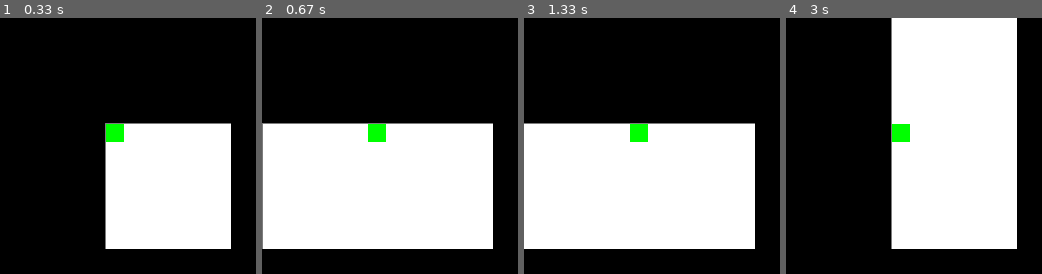
Above: before the commit, frames 1-4 (left to right).
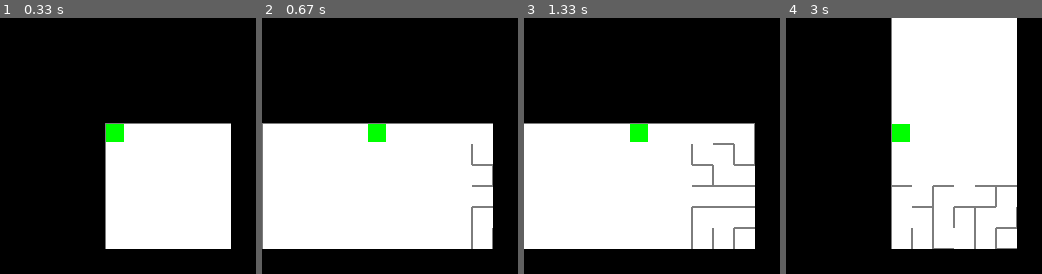
Above: after the commit, the same moments.

Repository: MartinRB45534/Escape
Game: pygame game, started from test_pygame.py
Same seed, same stepped clock (60 frames per second), same inputs: the game is played once before the commit and once after it.
Inputs:
- Up to frame 1 (0.33 s): no input
- Up to frame 2 (0.67 s): hold Right from 0.33 s (still down)
- Up to frame 3 (1.33 s): release Right at 0.8 s; hold Up 0.83-1.3 s
- Up to frame 4 (3 s): hold Left 1.83-2.37 s; hold Down 2.4-2.87 s

Frame 1 is identical in both runs. In frame 2, 0.4% of the frame differs, in the area x 81-91%, y 49-91%; in frame 3, 1.1%; in frame 4, 1.2%, in the area x 41-91%, y 65-91%.

Commit message:
Ajout parcours en largeur+actualisaion IA monstre
L'IA du monstre marche et il y a un nouveau type de résolveur

Diff:
--- a/Labyrinthe.py
+++ b/Labyrinthe.py
@@ -191,7 +191,7 @@
             vue.append(colonne)
         return vue,[min_x,min_y]
 
-    def resolution(self,arrivee_x,arrivee_y):
+    def resolution(self,arrivee_x,arrivee_y,depart_x=0,depart_y=0,mode="Profondeur"):
         """
         Fonction qui résoud le labyrinthe
         Entrées:
@@ -199,8 +199,7 @@
         Sorties:
             Rien
         """
-        resol = Resolveur(self.matrice_cases,self.largeur,self.hauteur,arrivee_x,arrivee_y)
+        resol = Resolveur(self.matrice_cases,self.largeur,self.hauteur,arrivee_x,arrivee_y,depart_x,depart_y,mode)
         solution=resol.resolution()
-
 #lab = Labyrinthe(5,5)
 #lab.dessine_toi(0,0,0)
--- a/Monstres.py
+++ b/Monstres.py
@@ -1,5 +1,6 @@
 from Cases import *
 from Resolveur import *
+from math import sqrt
 
 class Monstre:
     def __init__(self,position,largeur_vue,hauteur_vue,couleur=(255,0,0)):
@@ -94,12 +95,12 @@
         """
         direction_voulue=None
         #on initialise le résolveut pour qu'il nous trouve la prochaine position
-        resolveur= Resolveur(vue,len(vue),len(vue[0]),position_joueur[0]-position_lab[0],position_joueur[1]-position_lab[1],self.position[0]-position_lab[0],self.position[1]-position_lab[1])
+        resolveur= Resolveur(vue,len(vue),len(vue[0]),position_joueur[0]-position_lab[0],position_joueur[1]-position_lab[1],self.position[0]-position_lab[0],self.position[1]-position_lab[1],"Largeur")
         chemin=resolveur.resolution(True,False)
         #on renvoie la prochaine action a effectuer
         position_suivante=None
         if chemin!=None:
-            if len(chemin)>1:
+            if len(chemin)>2:
                 position_suivante=chemin[1]
                 direction_voulue=self.direction_suivante(chemin[0],chemin[1])
 
@@ -115,11 +116,11 @@
         """
         direction=None
 
-        if position_actuelle[1]<position_voulue[1]:
+        if position_actuelle[1]>position_voulue[1]:
             direction=HAUT
         elif position_actuelle[0]<position_voulue[0]:
             direction=DROITE
-        elif position_actuelle[1]>position_voulue[1]:
+        elif position_actuelle[1]<position_voulue[1]:
             direction=BAS
         else:
             direction=GAUCHE
--- a/Niveau.py
+++ b/Niveau.py
@@ -17,8 +17,8 @@
             self.LARGEUR_MUR = 5
 
         if difficulté == BEGINNER :
-            self.CASES_X = 20
-            self.CASES_Y = 20
+            self.CASES_X = 5
+            self.CASES_Y = 5
             res = True
             self.salles=[Patern(10,10,self.LARGEUR_CASE,self.LARGEUR_MUR)]
         elif difficulté == EASY :
@@ -52,13 +52,13 @@
         self.poids=[2,6,2,1]
 
         #salle pour exp monstres
-        self.salles.append(Patern(20,20,self.LARGEUR_CASE,self.LARGEUR_MUR))
+        self.salles.append(Patern(10,10,self.LARGEUR_CASE,self.LARGEUR_MUR))
 
         self.lab=Labyrinthe(self.CASES_X,self.CASES_Y,self.CASES_X-1,self.CASES_Y-1,self.LARGEUR_CASE,self.LARGEUR_MUR,self.poids,self.salles)
         self.lab.generation()
 
         if res :
-            self.lab.resolution(self.CASES_X-1,self.CASES_Y-1)
+            self.lab.resolution(self.CASES_X-1,self.CASES_Y-1,0,0,"Largeur")
 
         pygame.display.set_caption("test")
         self.screen = pygame.display.set_mode((FENETRE_X,FENETRE_Y),pygame.RESIZABLE)
@@ -66,7 +66,7 @@
 
         #entitées
         self.joueur=Joueur()
-        self.monstres=[Slime([10,10],10,10)]
+        self.monstres=[Slime([10,10],20,20)]
 
         #texte de fin
         font = pygame.font.SysFont(None, 72)
@@ -87,7 +87,7 @@
         cooldown_joueur=3
         compteur_j=0
         #nb de frames que les monstres doivent attendre entre chaque action
-        cooldown_monstres=3
+        cooldown_monstres=20
         compteur_m=0
 
         while run:
--- a/Resolveur.py
+++ b/Resolveur.py
@@ -37,6 +37,8 @@
         """
         if self.modeResolution=="Profondeur":
             return self.resolution_en_profondeur(get_chemin,afficher_chemin,afficher_seed)
+        elif self.modeResolution=="Largeur":
+            return self.resolution_en_largeur(get_chemin,afficher_chemin)
         else:
             print("mode de résolution choisi incompatible")
     def resolution_en_profondeur(self,get_chemin,afficher_chemin,afficher_seed):
@@ -123,6 +125,80 @@
                 solution=True
         else:
             solution=False
+
+        return solution
+
+    def resolution_en_largeur(self,get_chemin,afficher_chemin):
+        """
+        Fonction qui résoud la matrice avec la méthode du parcours en largeur
+        Entrées:
+            Un booléen indiquant si l'on veut le chemin ou pas
+            Un booléen indiquant si l'on veut afficher le chemin ou pas
+            Un booléen indiquant si l'on veut afficher la seed ou non
+        Sorties:
+            un booléen indiquant si la matrice est résolvable
+            OU
+            le chemin par lequel l'algo est arrivé
+        """
+        depart_x=self.depart_x
+        depart_y=self.depart_y
+
+        #position dans la matrice
+        position_x=depart_x
+        position_y=depart_y
+        #la queue est une liste de positions
+        queue=[[depart_x,depart_y]]
+        chemins=[Chemin([],0,depart_x,depart_y)]
+
+        chemin_courant=chemins[0]
+
+        self.cases_visitees[depart_x][depart_y]=True
+
+        #schéma boucle
+        #traiter elt
+            #enlever position dans queue
+            #ajouter les positions explorables à la queue
+        #obtenir elt suivant
+            #récuperer premier elt queue
+
+        while len(queue)!=0 and (position_x!=self.arrivee_x or position_y!=self.arrivee_y):
+            #enlever position dans queue
+            queue.pop(0)
+            chemins.pop(0)
+
+            #on affiche le chemin
+            if afficher_chemin:
+                self.matrice_cases[position_x][position_y].set_Couleur((255,0,0))
+            #trouver les positions explorables
+            voisins,positions_voisins=self.voisins_case(position_x,position_y)
+
+            directions_explorables = self.directions_utilisables(voisins,positions_voisins,position_x,position_y)
+
+            for direction in directions_explorables:
+                queue.append(positions_voisins[direction])
+                new_chemin=Chemin(chemin_courant.getChemin(),chemin_courant.getPoids(),positions_voisins[direction][0],positions_voisins[direction][1])
+                chemins.append(new_chemin)
+
+                #on marque la case comme visitée
+                self.cases_visitees[positions_voisins[direction][0]][positions_voisins[direction][1]]=True
+
+            #obtenir elt suivant
+            position_x=queue[0][0]
+            position_y=queue[0][1]
+
+
+            chemin_courant=chemins[0]
+
+        if afficher_chemin:
+            for i in chemins[0].getChemin():
+                self.matrice_cases[i[0]][i[1]].set_Couleur((0,0,255))
+
+        solution=None
+        if get_chemin:
+            solution=chemins[0].getChemin()
+        else:
+            solution= (position_x==self.arrivee_x and position_y==self.arrivee_y)
+
 
         return solution
 
@@ -219,3 +295,20 @@
             positions_voisins.append(None)
 
         return voisins,positions_voisins
+
+class Chemin():
+    def __init__(self,chemin_precedent,poids_precedent,position_x,position_y):
+        #print("init chemin precedent: "+str(chemin_precedent)+" position suivante "+str(position_x)+" "+str(position_y))
+        #if chemin_precedent!=None:
+        self.chemin=chemin_precedent
+        self.chemin.append([position_x,position_y])
+        #print(self.chemin)
+        #else:
+        #    self.chemin=[[position_x,position_y]]
+        self.poids=poids_precedent+1
+
+    def getChemin(self):
+        new_chemin=[self.chemin[i]for i in range(0,len(self.chemin))]
+        return new_chemin
+    def getPoids(self):
+        return self.poids
